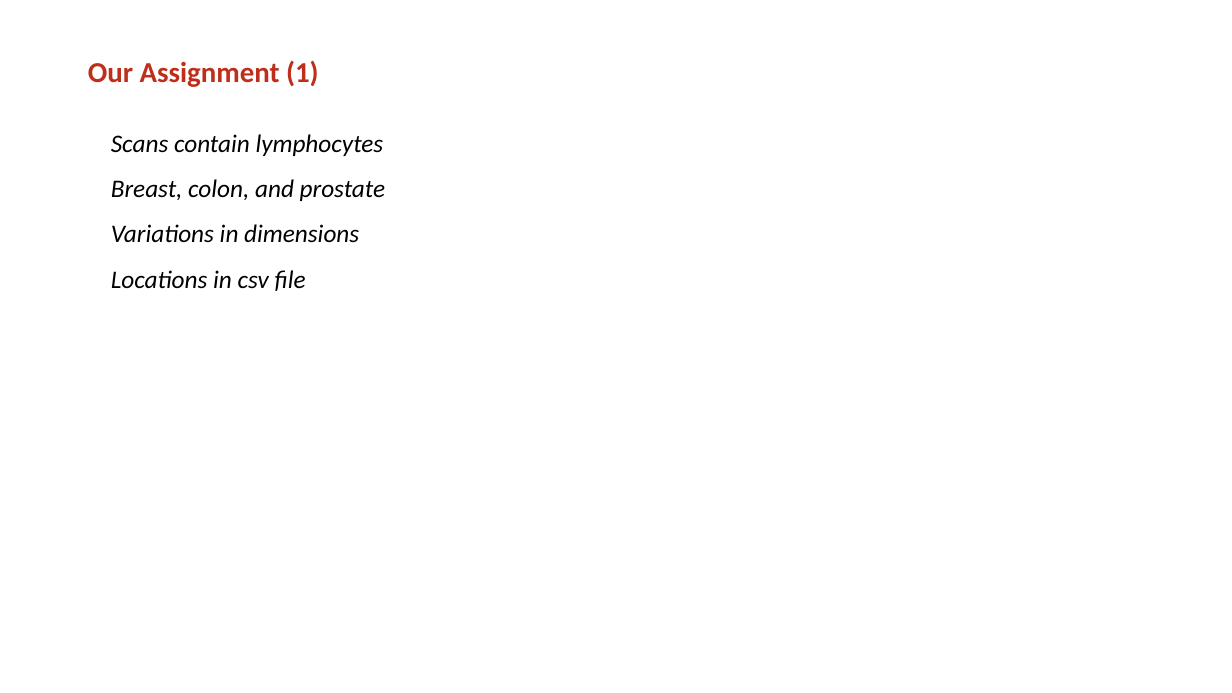
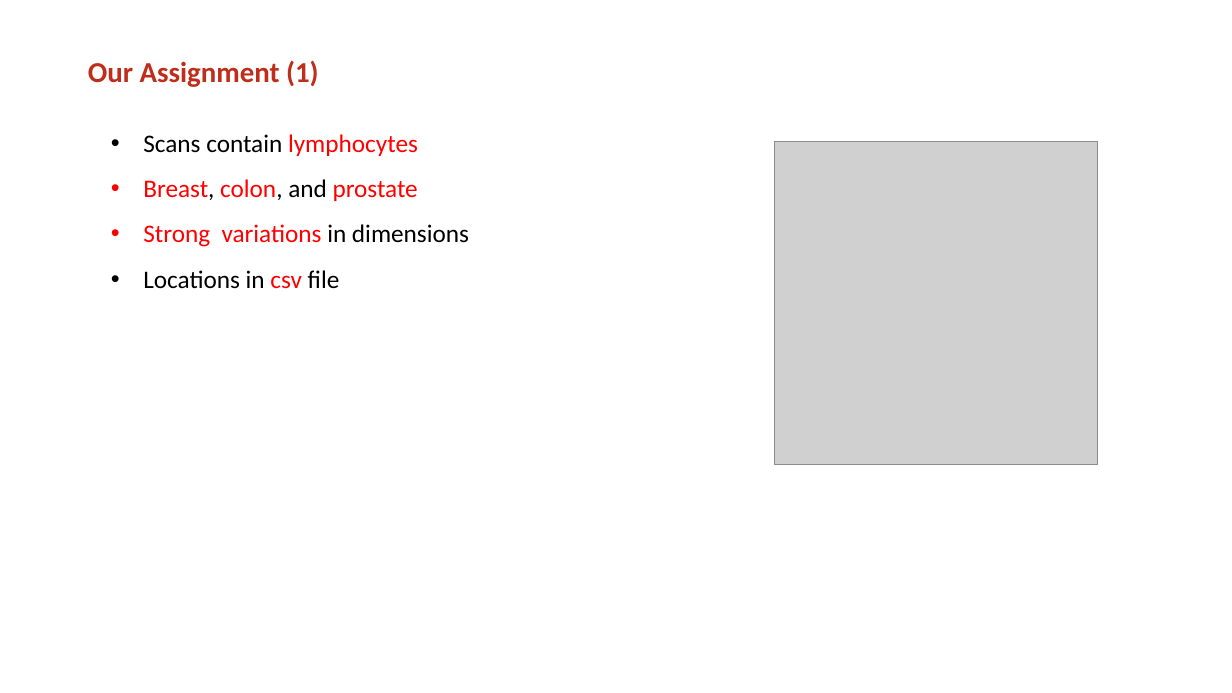
Before and after one commit to jeffluppes/ISMI2018, a slide deck: slide 3 of Project/Presentation/Mid_term_presentation.pptx. Drawn at 1232x693 pixels with LibreOffice and Linux fonts; fonts in the diff are those of the drawing; grey boxes stand for pictures; background and template pictures are left out. Boxes give left, top, right and bottom in pixels: in the first picture for what was removed or moved away, otherwise in the second. Text is boxed around its words. In the diff, an @@ line names an element or a change of style, - is before the commit and + after.

```diff
--- a/Project/Presentation/Mid_term_presentation.pptx
+++ b/Project/Presentation/Mid_term_presentation.pptx
@@ text at bbox=[143, 134, 418, 289]: text colour #000000 to #FF0000 in "lymphocytes", "Breast, colon, prostate", "csv"; italic off in "Scans contain lymphocytes", "Breast, colon, and prostate", "Locations in csv file"; bullet none to • @@
@@ picture added at bbox=[775, 142, 1098, 464] @@
@@ text at bbox=[143, 224, 469, 247]: text changed; text colour #000000 to #FF0000; italic off @@
-  Variations in dimensions
+  • Strong variations in dimensions
```
Also in this commit, not shown: 9 other slides changed.
